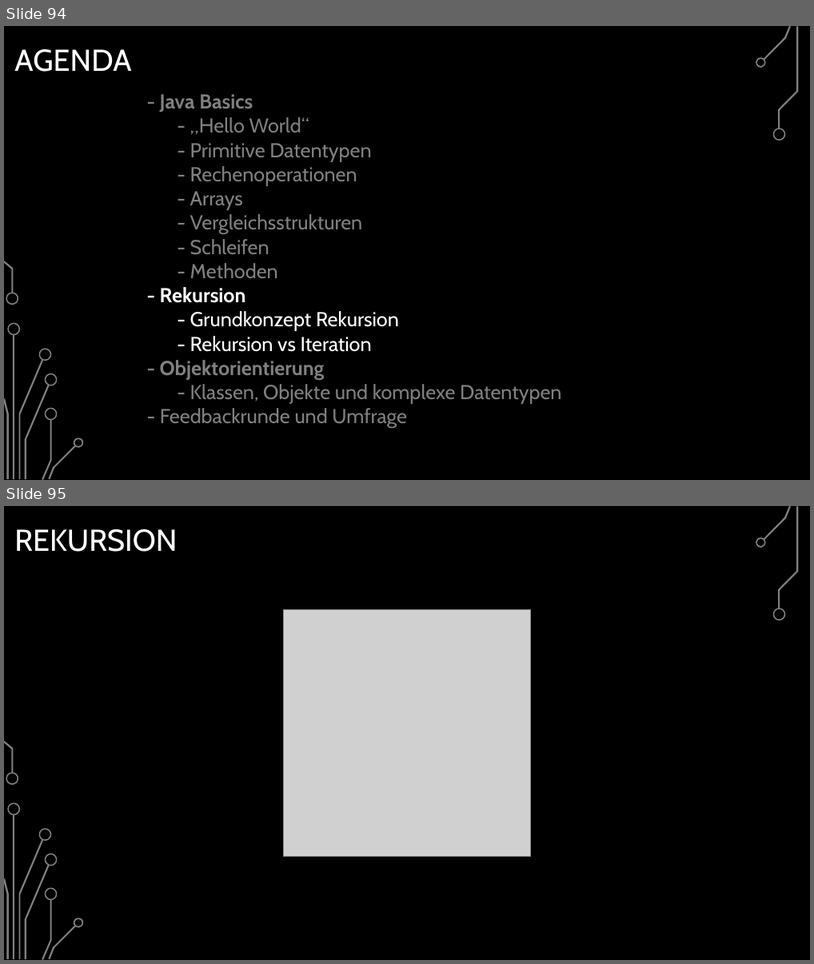
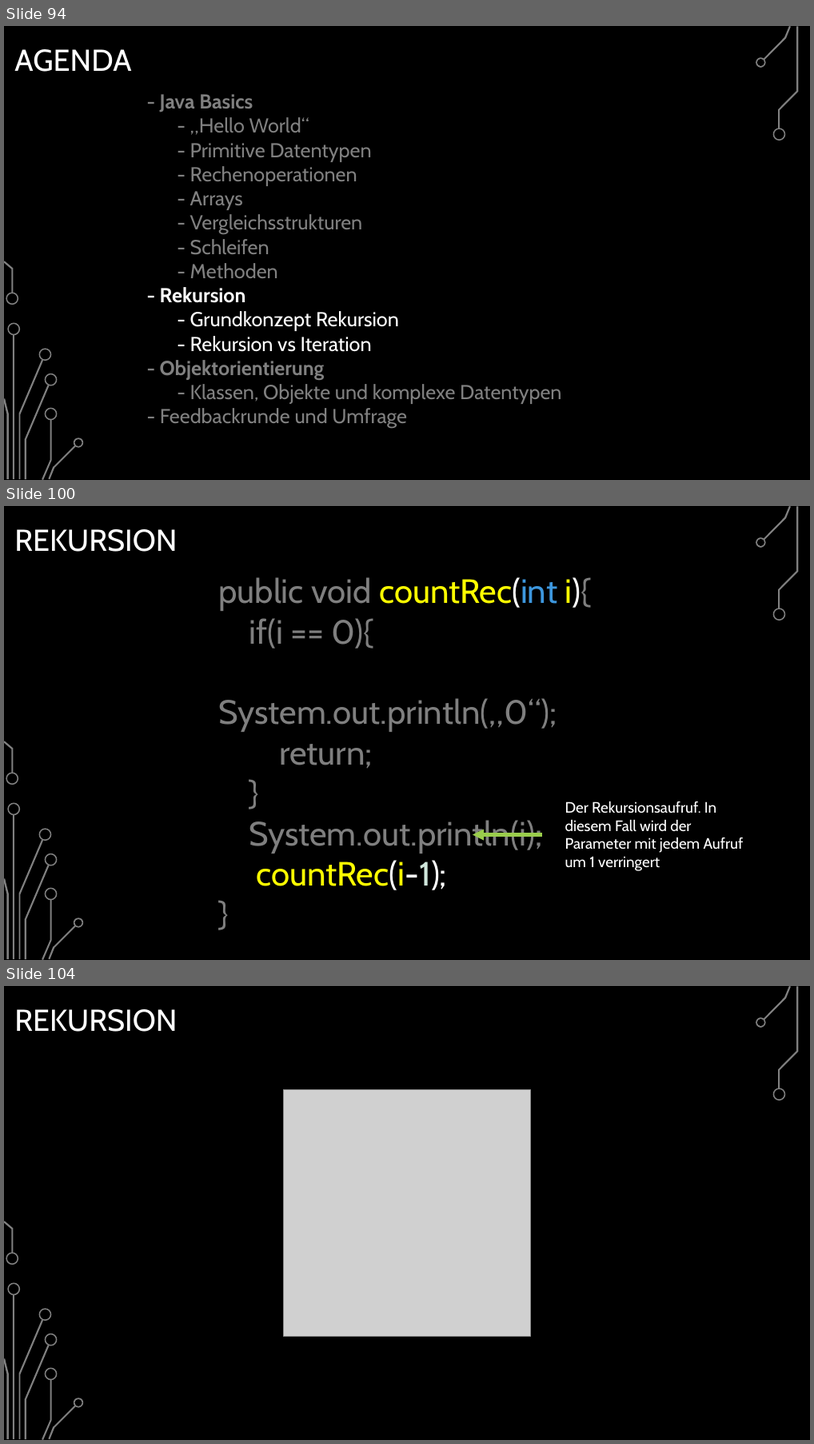
Before and after one commit to BelmontR/Java-Tutorial-Course, a slide deck: Java Grundkurs.pptx. Shown one above the other, each under a label of ours: slides 94 and 95 before the commit, slides 94, 100 and 104 after it; the slides between them are not shown. The pictures are 814x964 and 814x1444 pixels, drawn with LibreOffice and Linux fonts; fonts in the diff are those of the drawing; grey boxes stand for pictures; background and template pictures are left out. Boxes give left, top, right and bottom in pixels: in the first picture for what was removed or moved away, otherwise in the second. Text is boxed around its words. In the diff, an @@ line names an element or a change of style, - is before the commit and + after.

Commit message:
Added Rekursion Chapter with Example Code

```diff
--- a/Java Grundkurs.pptx
+++ b/Java Grundkurs.pptx
@@ slide 100 added at (4, 506, 810, 960), background picture (left out); not listed: 17 template elements that a slide beside it also shows @@
@@ title added at (14, 529, 177, 552), 36 pt, text #FFFFFF @@
+REKURSION
@@ text added at (218, 577, 591, 890), 40 pt, text #7F7F7F @@
+public void countRec(int i){
+if(i == 0){
+System.out.println(„0“);
+return;
+}
+System.out.println(i);
+countRec(i-1);
+}
@@ text added at (566, 800, 744, 871), 18 pt, text #FFFFFF @@
+Der Rekursionsaufruf. In diesem Fall wird der Parameter mit jedem Aufruf um 1 verringert
@@ arrow added from (542, 835) to (473, 835), #9ACD4C 4.5 pt @@
@@ what was slide 95 is now slide 104 @@
```
Also in this commit, not shown: 8 other slides added, 4 other files.
